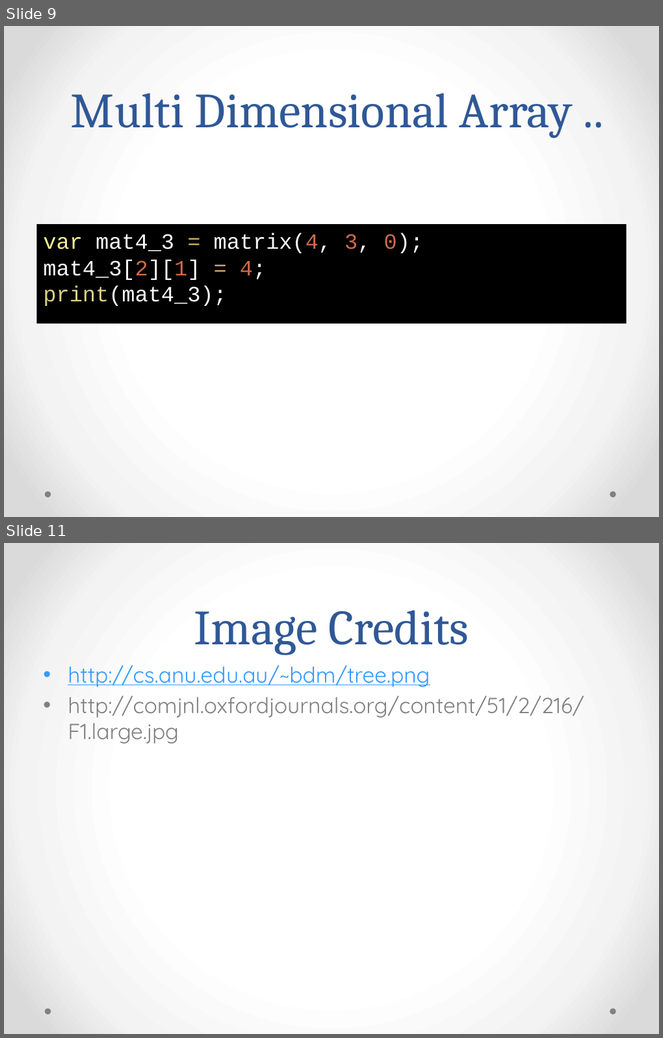
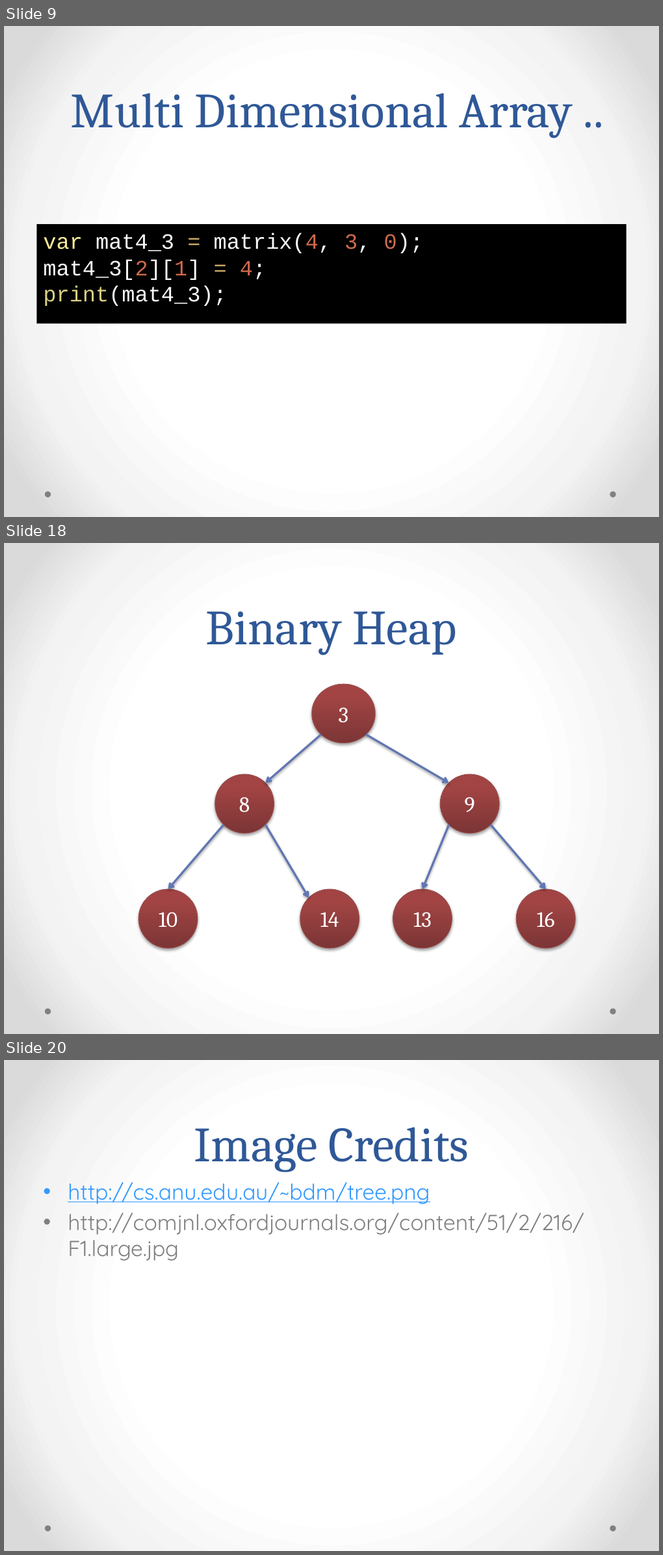
Before and after one commit to rajeshcs/jstalk, a slide deck: JavascriptDS.pptx. Shown one above the other, each under a label of ours: slides 9 and 11 before the commit, slides 9, 18 and 20 after it; the slides between them are not shown. The pictures are 663x1038 and 663x1555 pixels, drawn with LibreOffice and Linux fonts; fonts in the diff are those of the drawing. Boxes give left, top, right and bottom in pixels: in the first picture for what was removed or moved away, otherwise in the second. Text is boxed around its words. In the diff, an @@ line names an element or a change of style, - is before the commit and + after.

```diff
--- a/JavascriptDS.pptx
+++ b/JavascriptDS.pptx
@@ slide 18 added at box(4, 543, 659, 1034), background gradient #FFFFFF to #F4F4F4 to #DADADA; not listed: 2 template elements that a slide beside it also shows @@
@@ title added at box(206, 611, 457, 655), 54 pt, text #2F5897 @@
+Binary Heap
@@ ellipse added at box(312, 685, 376, 743), fill gradient #7D3535 to #A24545 to #A44343, outline #9A4E4E 0.75 pt, 24 pt, text #FFFFFF @@
+3
@@ arrow added from (321, 734) to (265, 783), #6076B4 2.25 pt @@
@@ arrow added from (366, 734) to (449, 783), #6076B4 2.25 pt @@
@@ ellipse added at box(215, 774, 274, 834), fill gradient #7D3535 to #A24545 to #A44343, outline #9A4E4E 0.75 pt, 24 pt, text #FFFFFF @@
+8
@@ ellipse added at box(440, 774, 499, 834), fill gradient #7D3535 to #A24545 to #A44343, outline #9A4E4E 0.75 pt, 24 pt, text #FFFFFF @@
+9
@@ arrow added from (224, 824) to (168, 889), #6076B4 2.25 pt @@
@@ arrow added from (265, 824) to (309, 898), #6076B4 2.25 pt @@
@@ arrow added from (449, 824) to (423, 889), #6076B4 2.25 pt @@
@@ arrow added from (491, 824) to (546, 889), #6076B4 2.25 pt @@
@@ ellipse added at box(139, 889, 198, 949), fill gradient #7D3535 to #A24545 to #A44343, outline #9A4E4E 0.75 pt, 24 pt, text #FFFFFF @@
+10
@@ ellipse added at box(300, 889, 359, 949), fill gradient #7D3535 to #A24545 to #A44343, outline #9A4E4E 0.75 pt, 24 pt, text #FFFFFF @@
+14
@@ ellipse added at box(393, 889, 452, 949), fill gradient #7D3535 to #A24545 to #A44343, outline #9A4E4E 0.75 pt, 24 pt, text #FFFFFF @@
+13
@@ ellipse added at box(516, 889, 575, 949), fill gradient #7D3535 to #A24545 to #A44343, outline #9A4E4E 0.75 pt, 24 pt, text #FFFFFF @@
+16
@@ what was slide 11 is now slide 20 @@
```
Also in this commit, not shown: 2 slides changed, 8 other slides added, 10 other files.
